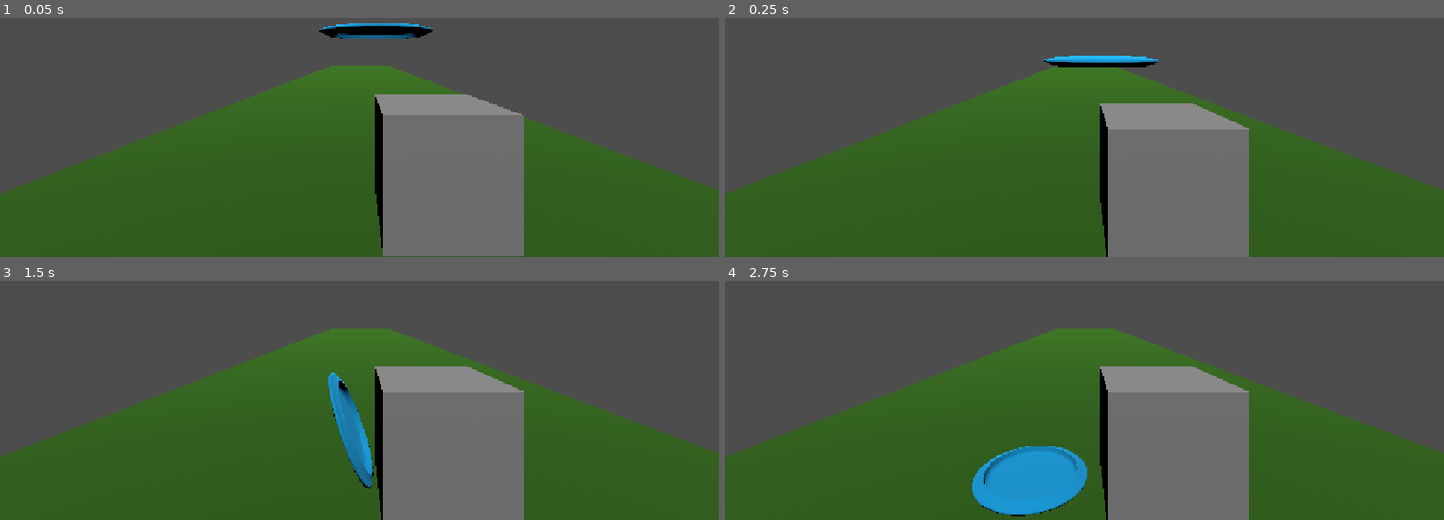
Above: before the commit, frames 1-4 (two rows, left to right).
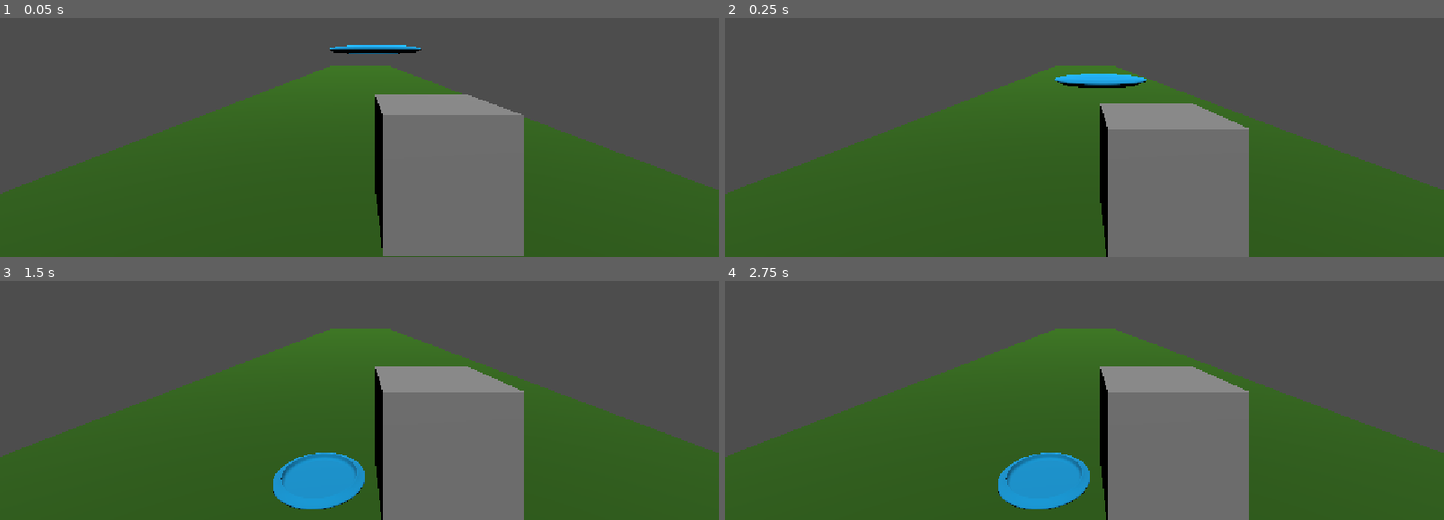
Above: after the commit, the same moments.

Repository: PastarDev/godot-disc-golf
Game: Godot game, scene res://main.tscn
Same seed, same stepped clock (60 frames per second), same inputs: the game is played once before the commit and once after it.
Inputs:
- Up to frame 1 (0.05 s): no input
- Up to frame 2 (0.25 s): no input
- Up to frame 3 (1.5 s): no input
- Up to frame 4 (2.75 s): no input

The runs differ from the first frame. In frame 1, 1.3% of the frame differs, in the area x 44-61%, y 2-16%; in frame 2, 1.3%; in frame 3, 3.7%, in the area x 38-71%, y 36-96%; in frame 4, 1.6%.

Commit message:
fixed error
error with discs

Diff:
--- a/SampleDisc.tscn
+++ b/SampleDisc.tscn
@@ -6,15 +6,17 @@
 vertex_color_use_as_albedo = true
 albedo_color = Color(1.8289685e-06, 0.5878264, 0.82721573, 1)
 
-[sub_resource type="CylinderShape3D" id="CylinderShape3D_jsssl"]
+[sub_resource type="CylinderShape3D" id="CylinderShape3D_yujqa"]
+height = 0.5
+radius = 2.63
 
 [node name="Disc" type="RigidBody3D" unique_id=1960621020]
 
 [node name="DiscMesh" type="MeshInstance3D" parent="." unique_id=1181428907]
-transform = Transform3D(0.025, 0, 0, 0, 0.025, 0, 0, 0, 0.025, 0, 0, 0)
+transform = Transform3D(0.004, 0, 0, 0, 0.004, 0, 0, 0, 0.004, 0, 0, 0)
 material_override = SubResource("StandardMaterial3D_h2yge")
 mesh = ExtResource("1_fcu7y")
 
 [node name="CollisionShape3D" type="CollisionShape3D" parent="." unique_id=1357547421]
-transform = Transform3D(5.2451406, 0, 0, 0, 0.25104973, 0, 0, 0, 5.2, 0, -0.15882528, 0)
-shape = SubResource("CylinderShape3D_jsssl")
+transform = Transform3D(0.16, 0, 0, 0, 0.16, 0, 0, 0, 0.16, 0, -0.0124396235, 0)
+shape = SubResource("CylinderShape3D_yujqa")
--- a/main.tscn
+++ b/main.tscn
@@ -31,5 +31,4 @@
 shape = SubResource("BoxShape3D_jsssl")
 
 [node name="Disc" parent="." unique_id=1960621020 instance=ExtResource("3_h2yge")]
-transform = Transform3D(0.2, 0, 0, 0, 0.2, 0, 0, 0, 0.2, 0.011148781, 1.7939732, 1.3485347)
-mass = 0.001
+transform = Transform3D(1, 0, 0, 0, 1, 0, 0, 0, 1, 0, 1.6155308, 1.3979275)
